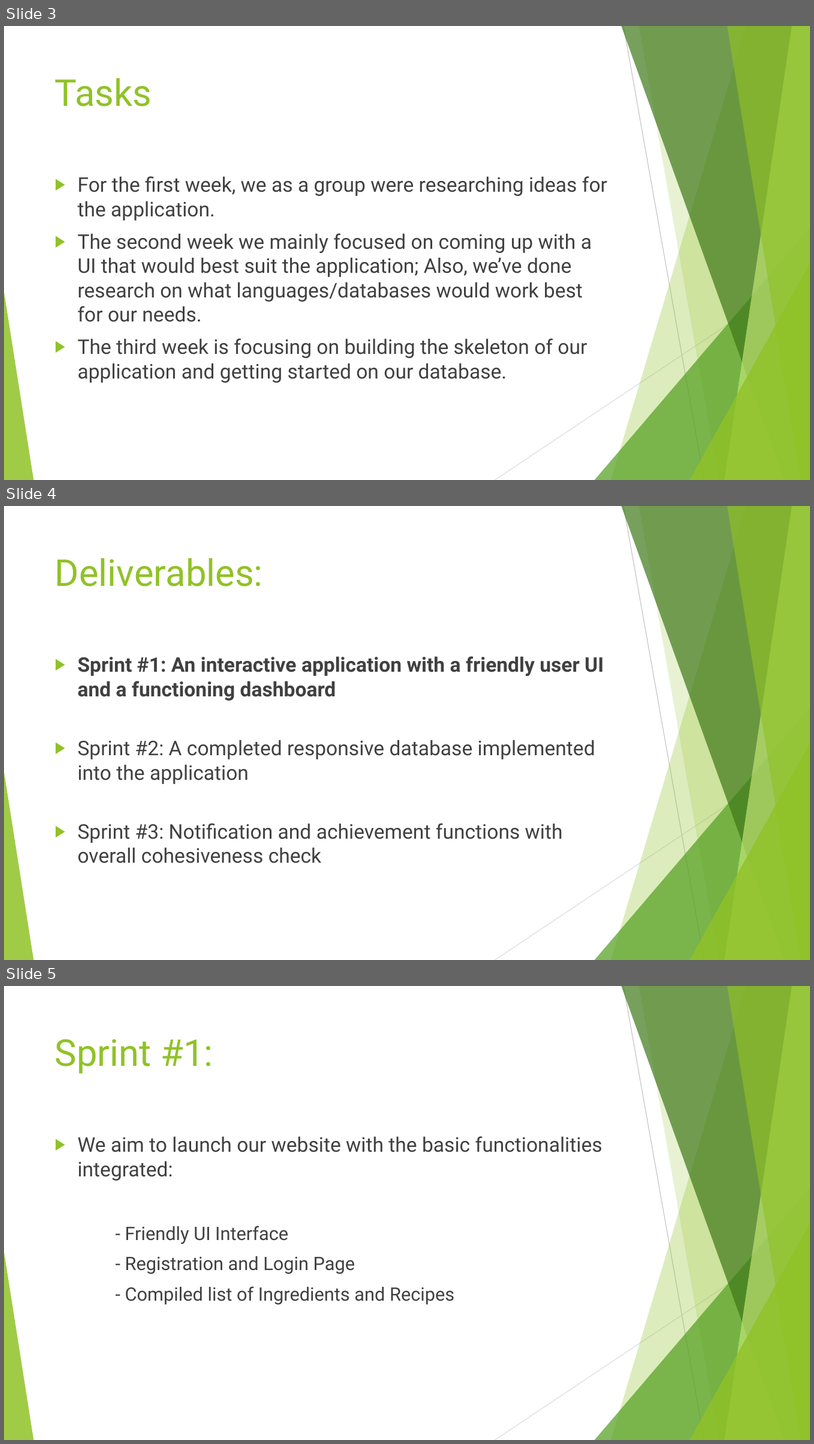
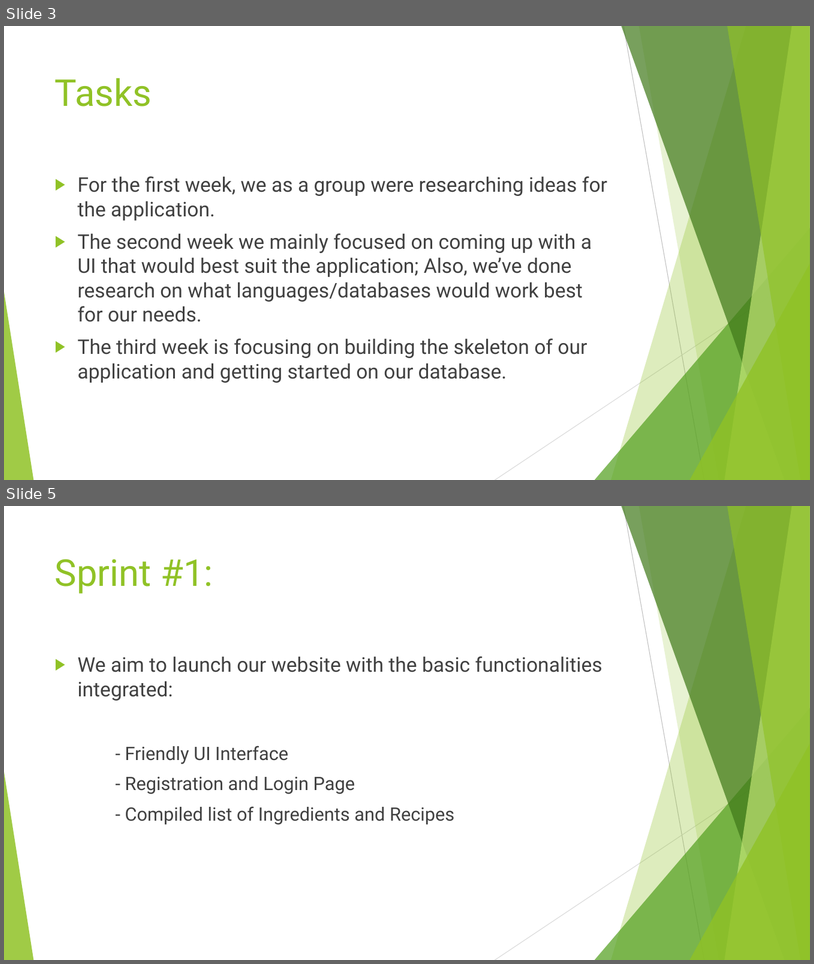
Before and after one commit to AustinBCIT/MVF, a slide deck: Monday May 8th Presentation.pptx. Shown one above the other, each under a label of ours: slides 3, 4 and 5 before the commit, slides 3 and 5 after it; the slides between them are not shown. The pictures are 814x1444 and 814x964 pixels, drawn with LibreOffice and Linux fonts; fonts in the diff are those of the drawing. Boxes give left, top, right and bottom in pixels: in the first picture for what was removed or moved away, otherwise in the second. Text is boxed around its words. In the diff, an @@ line names an element or a change of style, - is before the commit and + after.

```diff
--- a/Monday May 8th Presentation.pptx
+++ b/Monday May 8th Presentation.pptx
@@ slide 4 removed at (x1=4, y1=506, x2=810, y2=960), background #FFFFFF; not listed: 10 template elements that a slide beside it also shows @@
@@ title removed at (x1=55, y1=558, x2=263, y2=586) @@
-Deliverables:
@@ text removed at (x1=78, y1=656, x2=604, y2=863) @@
-▶ Sprint #1: An interactive application with a friendly user UI and a functioning dashboard
-▶ Sprint #2: A completed responsive database implemented into the application
-▶ Sprint #3: Notification and achievement functions with overall cohesiveness check
```
Also in this commit, not shown: 1 slide changed, 1 slide added, 1 other slide removed, 1 other file.
